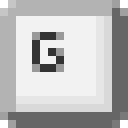
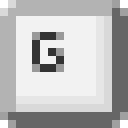
Layer changes from the first 128 × 128 image to the second:
painted on "Border right / bottom" over [left=112, top=112, right=128, bottom=128]
painted on "Border top / left" over [left=0, top=0, right=16, bottom=16]
